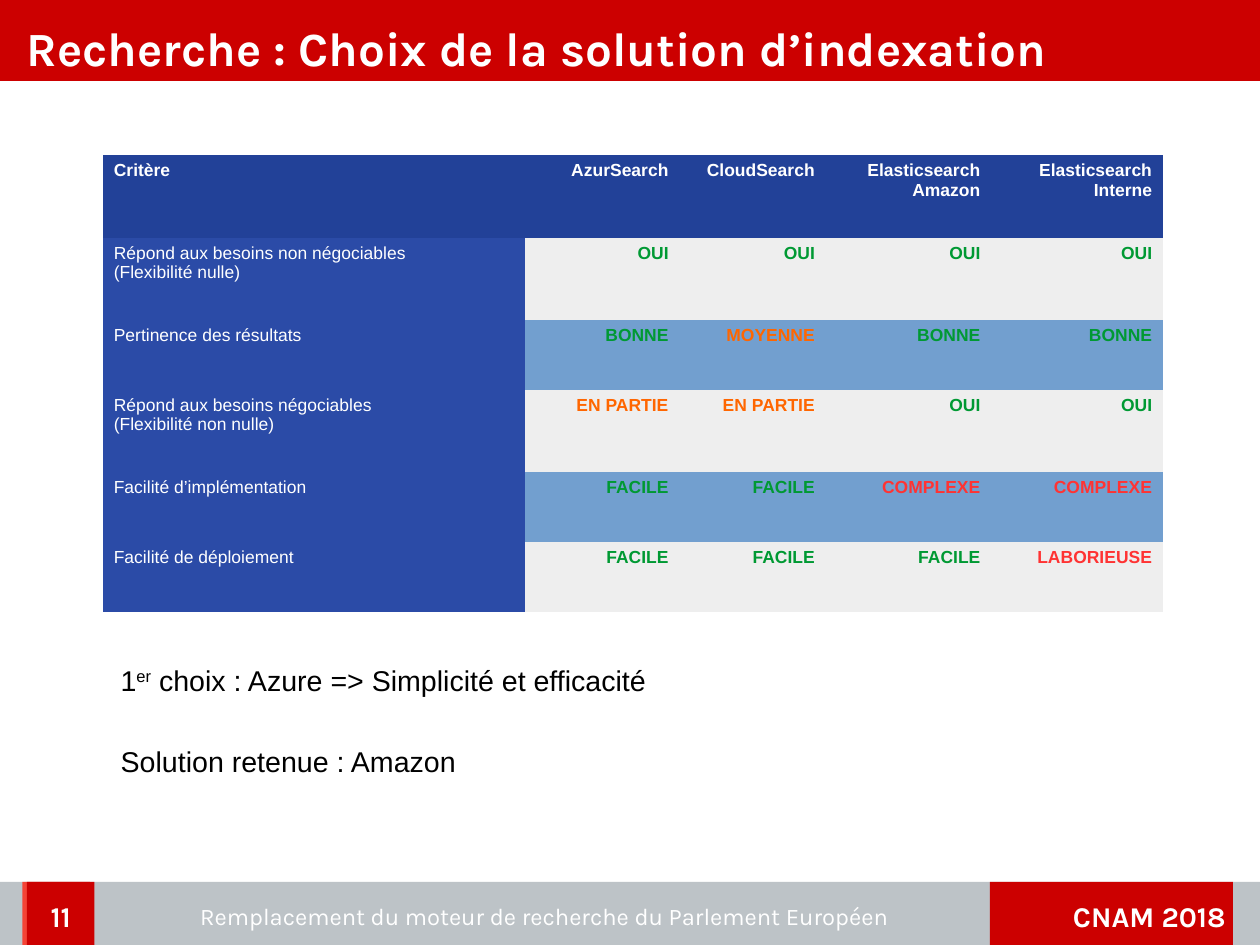
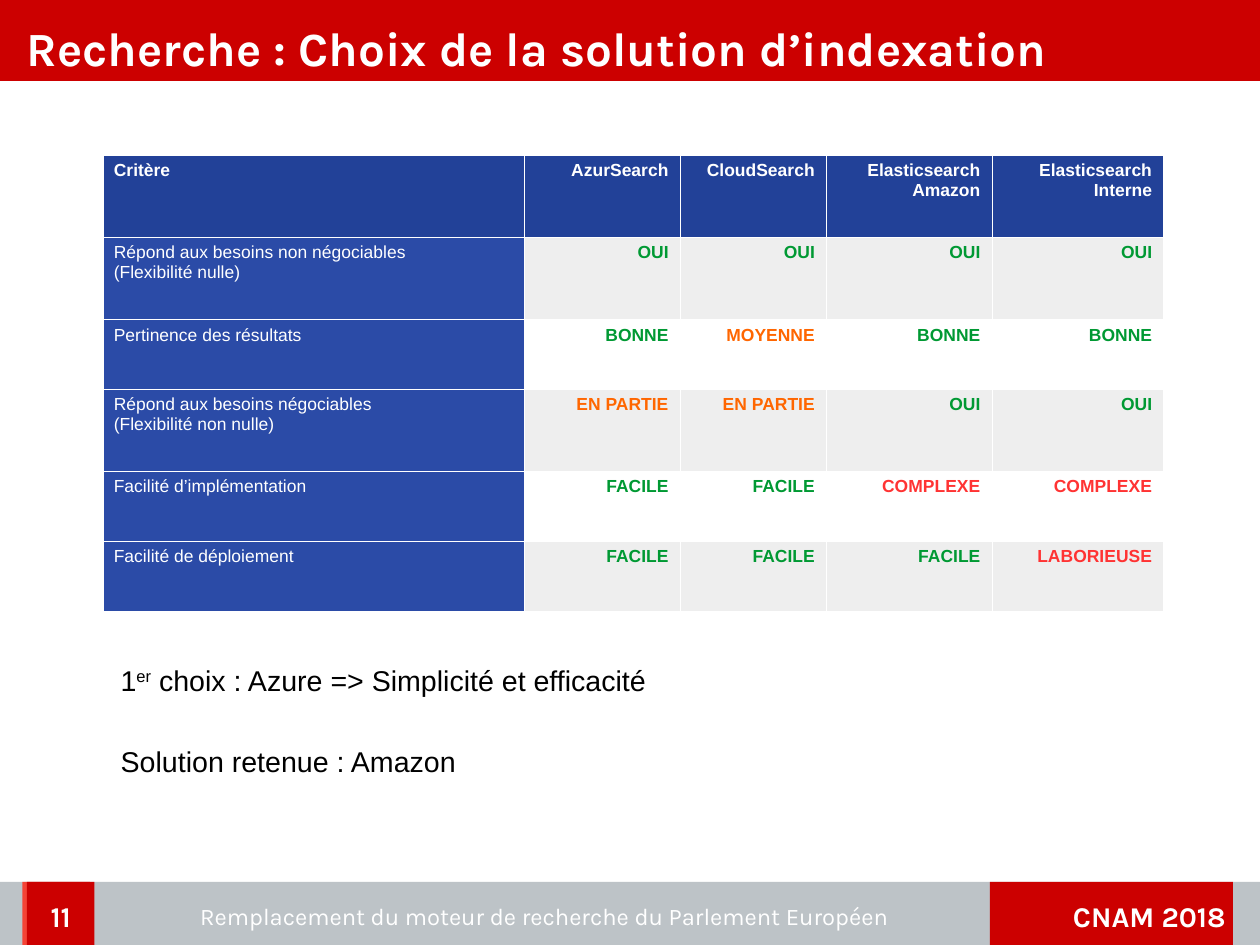
Before and after one commit to charleshuber/4tfront, a slide deck: slide 11 of memoire/presentation/memoire_presentation.odp. Drawn at 1260x945 pixels with LibreOffice and Linux fonts; fonts in the diff are those of the drawing; background and template pictures are left out. Boxes give left, top, right and bottom in pixels: in the first picture for what was removed or moved away, otherwise in the second. Text is boxed around its words. In the diff, an @@ line names an element or a change of style, - is before the commit and + after.

```diff
--- a/memoire/presentation/memoire_presentation.odp
+++ b/memoire/presentation/memoire_presentation.odp
@@ table at box(103, 155, 1164, 612) @@
@@ fill #729FCF to #FFFFFF in 8 cells @@
@@ borders changed @@
```
Also in this commit, not shown: 3 other slides changed, 2 other files.
